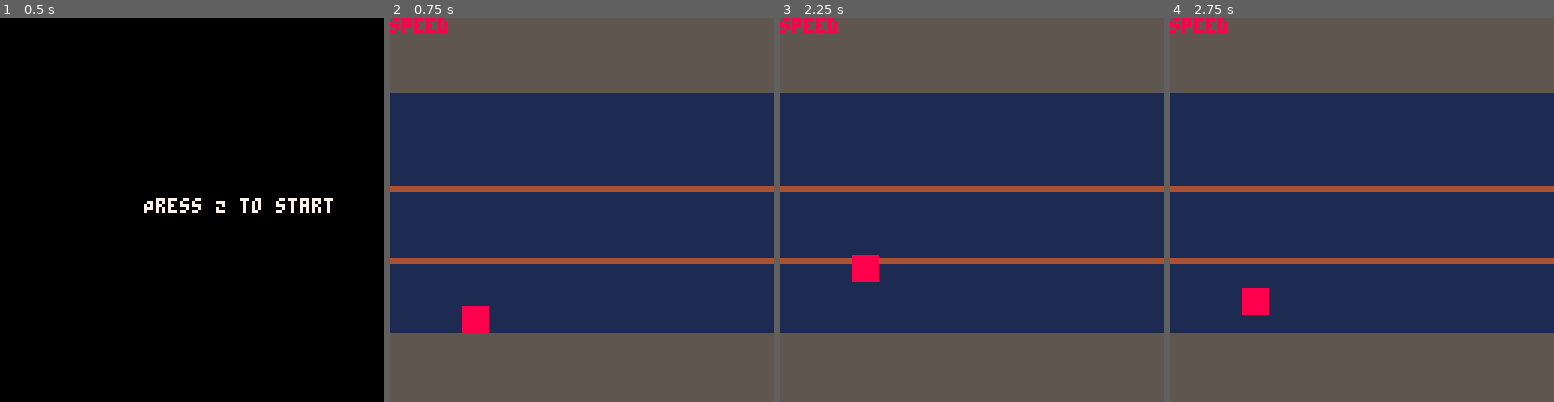
Above: before the commit, frames 1-4 (left to right).
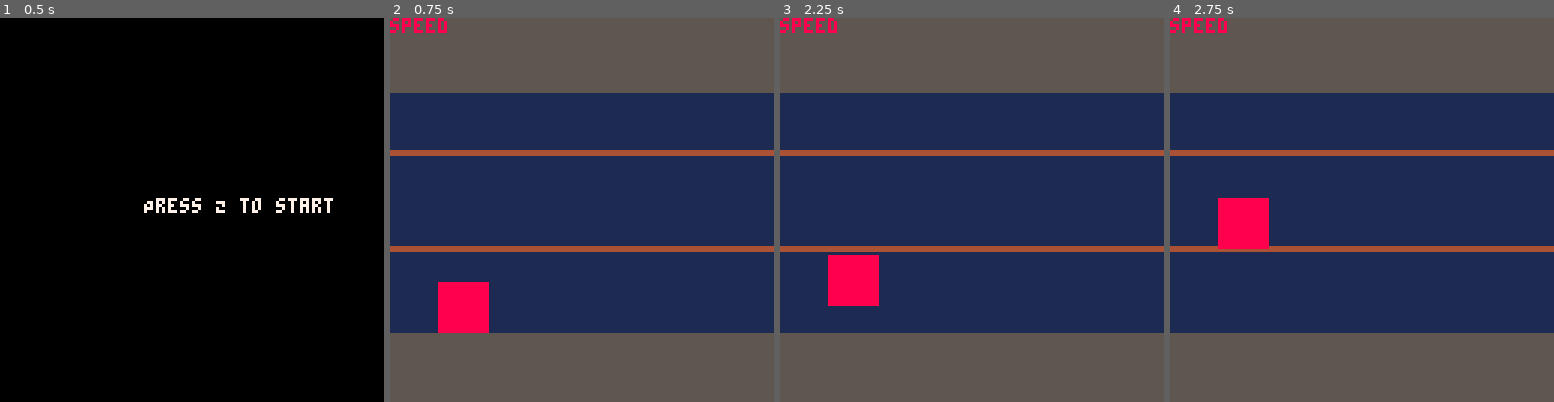
Above: after the commit, the same moments.

Repository: andreyneto/christmas_night_rush_p8
Game: PICO-8 cartridge christmas_dash.p8
Same seed, same stepped clock (60 frames per second), same inputs: the game is played once before the commit and once after it.
Inputs:
- Up to frame 1 (0.5 s): no input
- Up to frame 2 (0.75 s): tap O (Z key) at 0.7 s
- Up to frame 3 (2.25 s): tap O (Z key) at 1.7, 2.1 s; hold Up from 2.15 s (still down)
- Up to frame 4 (2.75 s): release Up at 2.42 s; tap O (Z key) at 2.5 s

Frame 1 is identical in both runs. In frame 2, 7.5% of the frame differs, in the area x 0-100%, y 34-83%; in frame 3, 7.3%; in frame 4, 8.4%, in the area x 0-100%, y 34-78%.

Commit message:
Update christmas_dash.p8

Diff:
--- a/christmas_dash.p8
+++ b/christmas_dash.p8
@@ -9,16 +9,16 @@
 
 	game_state = START_SCREEN
 
-	gravity = 10
+	gravity = 6
 	jump_time = 7
-	jump_strenght_pulse = -18
+	jump_strenght_pulse = -10
 	jump_strenght_long = -1
 	ground = {}
 	ground.y = 96
 
 	roofs = {}
-	roof1 = {x = 0, y = 80, w = 127}
-	roof2 = {x = 0, y = 56, w = 127}
+	roof1 = {x = 0, y = 76, w = 127}
+	roof2 = {x = 0, y = 44, w = 127}
 	add(roofs, roof1)
 	add(roofs, roof2)
 
@@ -31,12 +31,13 @@
 	player.is_jumping = false
 	player.is_running = false
 	player.on_ground = true
+	player.on_roof = false
 
 	player.update = function()
 		parse_jump(player)
 	end
 	player.draw = function()
-		rectfill(player.x, player.y, player.x + 8, player.y + 8, 8)
+		rectfill(player.x-8, player.y-8, player.x + 8, player.y + 8, 8)
 	--   spr(0, player.x, player.y, 1,1)
 	end
 end
@@ -83,11 +84,13 @@
 end
 
 function parse_jump(actor)
+	if (btn(3)) then actor.y += 2 end
 	if (btn(2) and actor.on_ground and not player.is_jumping)
 	then
 		sfx(0)
 		actor.jump_strenght = jump_strenght_pulse
 		actor.on_ground = false
+		actor.on_roof = false  -- Reinicia o estado ao pular
 	elseif (actor.is_jumping and actor.jump_time > 0 and not actor.on_ground)
 	then
 		actor.jump_strenght += jump_strenght_long
@@ -112,6 +115,16 @@
 		actor.y = ground.y
 		actor.on_ground = true
 		actor.jump_time = jump_time
+		actor.on_roof = false  -- Reseta o estado ao aterrissar
+	end
+	for _, roof in pairs(roofs) do
+        check_roof_collision(actor, roof)
+    end
+
+	-- Adiciona a verificação para estar em um telhado
+	if (actor.on_roof and actor.vertical_speed < 0) then
+		actor.vertical_speed = 0
+		actor.y = actor.y + 1
 	end
 
 	if (actor.jump_strenght > -2)
@@ -130,6 +143,16 @@
 
 		end
 	end
+end
+
+function check_roof_collision(actor, roof)
+    if actor.x < roof.x + roof.w and actor.x + 8 > roof.x and actor.y + 8 > roof.y and actor.y < roof.y then
+        actor.y = roof.y - 8
+        actor.vertical_speed = 0
+        actor.on_ground = true
+        actor.jump_time = jump_time
+        sfx(1)  -- Play a sound when landing on the roof
+    end
 end
 
 function update_game_screen()
